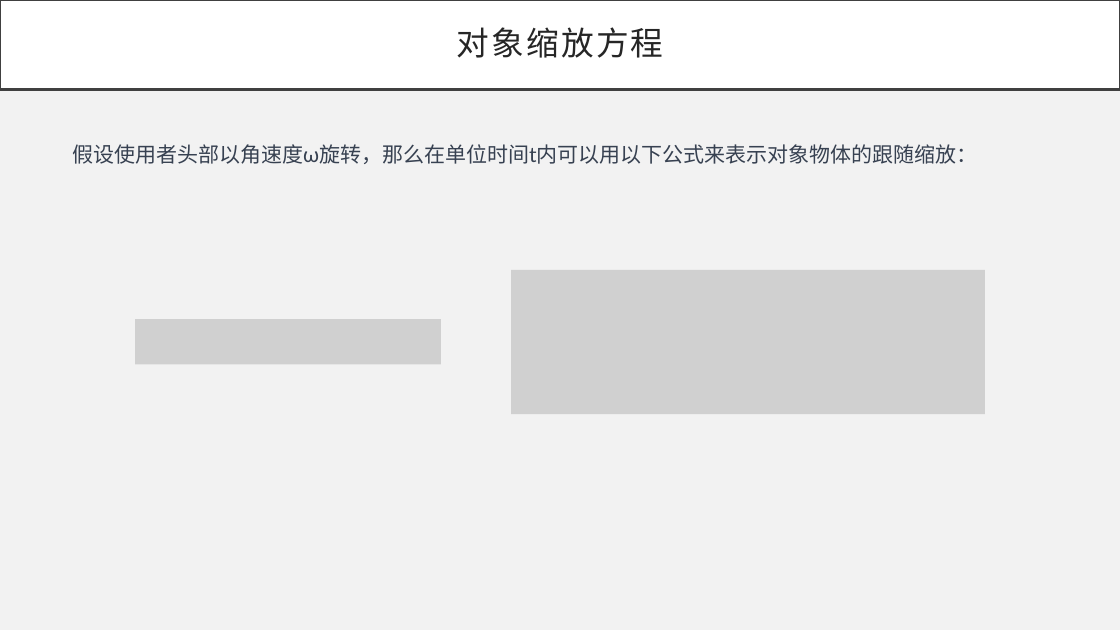
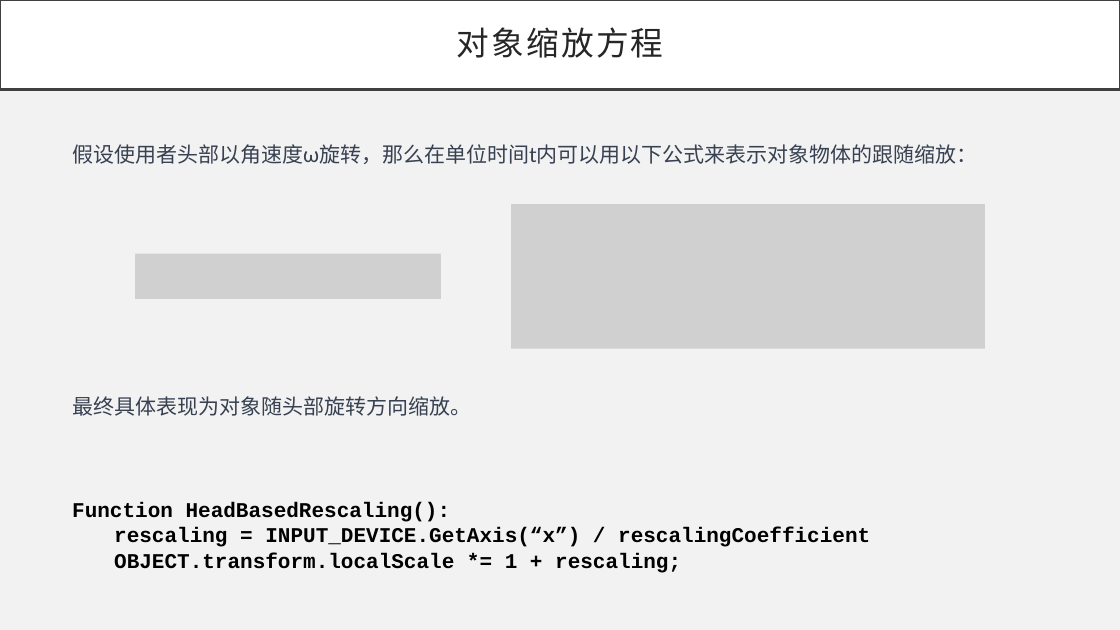
Before and after one commit to lorenz-liu/gaze-dominant-manipulation, a slide deck: slide 8 of PAPERWORK/组会PPT/第一次组会.pptx (slide 7 before the commit). Drawn at 1120x630 pixels with LibreOffice and Linux fonts; fonts in the diff are those of the drawing; grey boxes stand for pictures. Boxes give left, top, right and bottom in pixels: in the first picture for what was removed or moved away, otherwise in the second. Text is boxed around its words. In the diff, an @@ line names an element or a change of style, - is before the commit and + after.

```diff
--- a/PAPERWORK/组会PPT/第一次组会.pptx
+++ b/PAPERWORK/组会PPT/第一次组会.pptx
@@ picture: place and size @@
-picture at <box>512,270,986,414</box>
+picture at <box>512,204,986,349</box>
@@ picture: place and size @@
-picture at <box>135,319,441,365</box>
+picture at <box>135,254,441,299</box>
@@ text at <box>72,396,471,416</box>: paragraph added @@
+最终具体表现为对象随头部旋转方向缩放。
@@ text added at <box>72,502,870,573</box>, 18 pt, text #000000, bold @@
+Function HeadBasedRescaling():
+rescaling = INPUT_DEVICE.GetAxis(“x”) / rescalingCoefficient
+OBJECT.transform.localScale *= 1 + rescaling;
```
Also in this commit, not shown: 2 other slides changed, 1 slide added.
